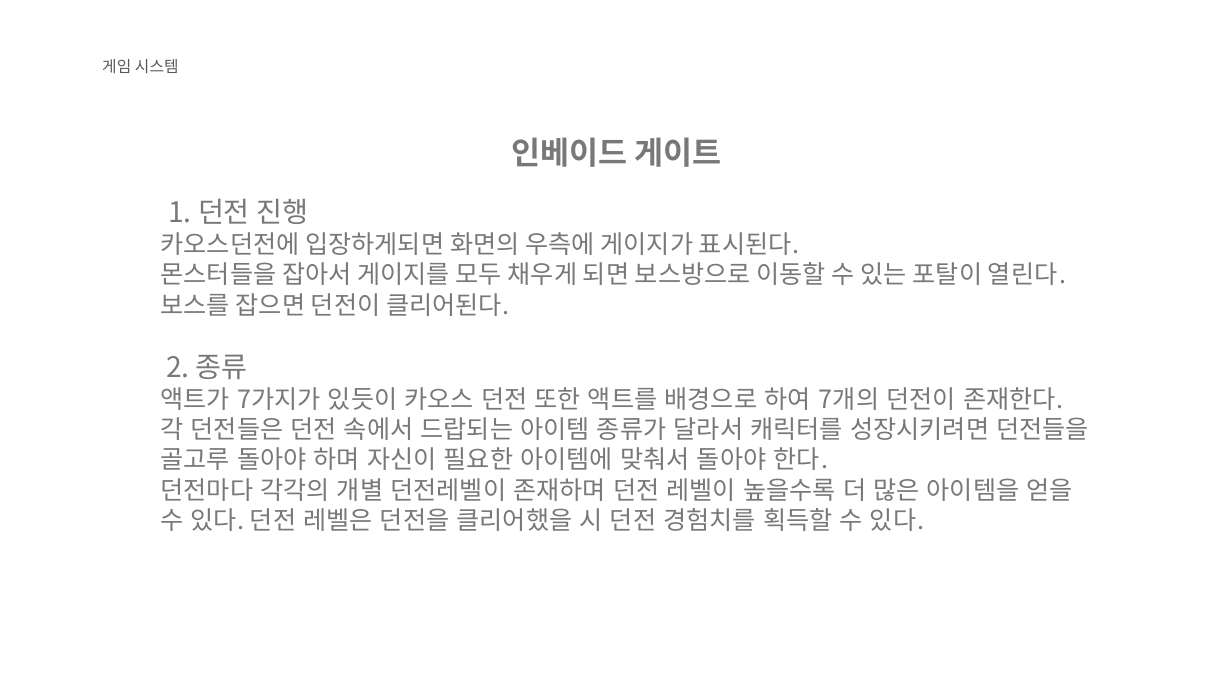
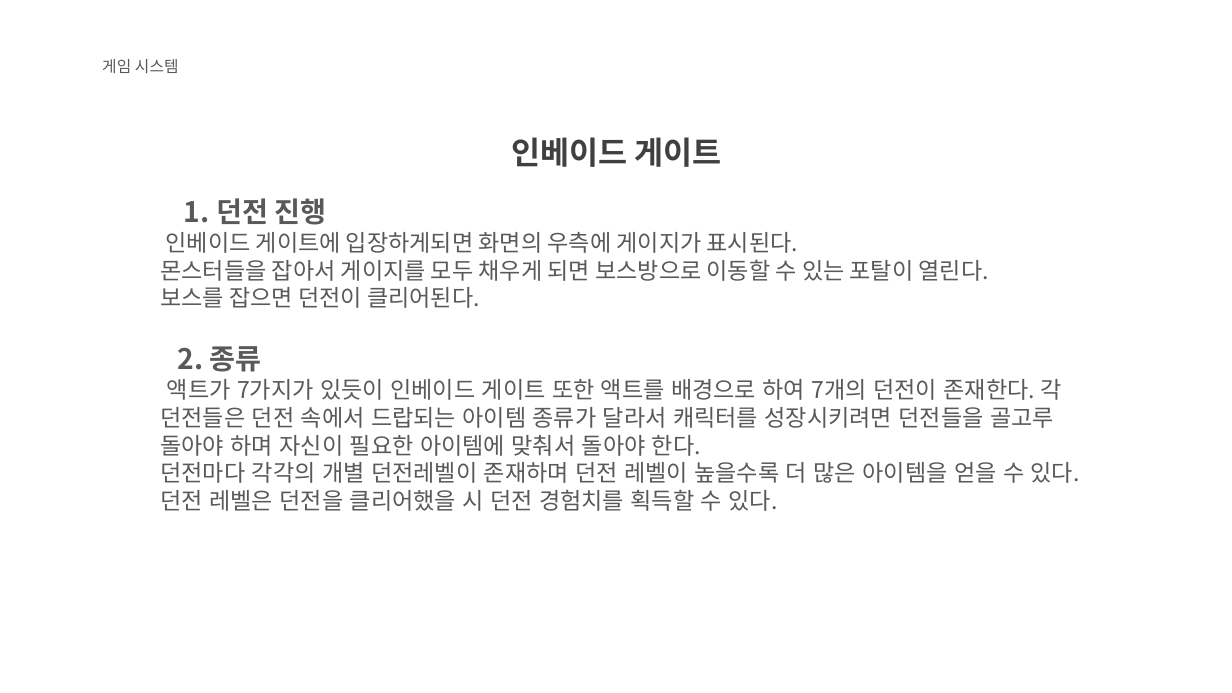
Before and after one commit to KJGoody/Daemonis, a slide deck: slide 9 of Deamonis(데모니스) 기획서/Daemonis PPT.pptx (slide 7 before the commit). Drawn at 1232x693 pixels with LibreOffice and Linux fonts; fonts in the diff are those of the drawing; background and template pictures are left out. Boxes give left, top, right and bottom in pixels: in the first picture for what was removed or moved away, otherwise in the second. Text is boxed around its words. In the diff, an @@ line names an element or a change of style, - is before the commit and + after.

```diff
--- a/Deamonis(데모니스) 기획서/Daemonis PPT.pptx
+++ b/Deamonis(데모니스) 기획서/Daemonis PPT.pptx
@@ text "인베이드 게이트" at [511, 137, 721, 167]: text colour #777878 to #404040 @@
@@ text at [160, 198, 1080, 511]: text colour #777878 to #595959 in "1. 던전 진행", "몬스터들을 잡아서 게이지를 모두 채우게 되면 보스방으로 ...", "보스를 잡으면 던전이 클리어된다.", "2. 종류" and 1 more places; bold on in "1. 던전 진행", "2. 종류"; size 19.6 to 18 pt in "몬스터들을 잡아서 게이지를 모두 채우게 되면 보스방으로 ...", "보스를 잡으면 던전이 클리어된다.", "던전마다 각각의 개별 던전레벨이 존재하며 던전 레벨이 ..." @@
@@ text at [166, 232, 798, 253]: text changed; size 19.6 to 18 pt; text colour #777878 to #595959 @@
-카오스던전에 입장하게되면 화면의 우측에 게이지가 표시된다.
+인베이드 게이트에 입장하게되면 화면의 우측에 게이지가 표시된다.
@@ text at [160, 379, 1061, 456]: text changed; size 19.6 to 18 pt; text colour #777878 to #595959 @@
-액트가 7가지가 있듯이 카오스 던전 또한 액트를 배경으로 하여 7개의 던전이 존재한다. 각 던전들은 던전 속에서 드랍되는 아이템 종류가 달라서 캐릭터를 성장시키려면 던전들을 골고루 돌아야 하며 자신이 필요한 아이템에 맞춰서 돌아야 한다.
+액트가 7가지가 있듯이 인베이드 게이트 또한 액트를 배경으로 하여 7개의 던전이 존재한다. 각 던전들은 던전 속에서 드랍되는 아이템 종류가 달라서 캐릭터를 성장시키려면 던전들을 골고루 돌아야 하며 자신이 필요한 아이템에 맞춰서 돌아야 한다.
```
Also in this commit, not shown: 13 other slides changed, 4 slides added, 2 slides removed.
